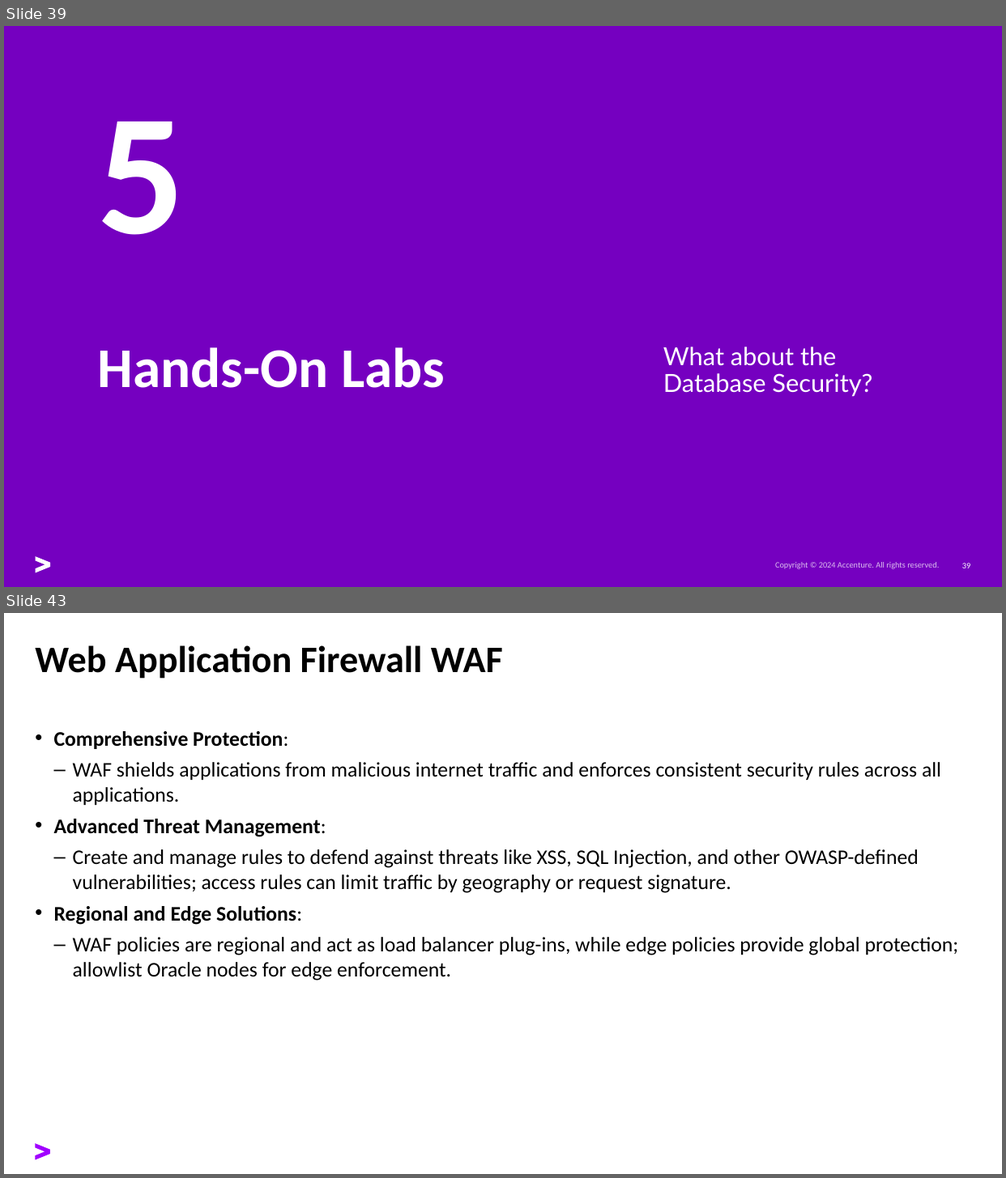
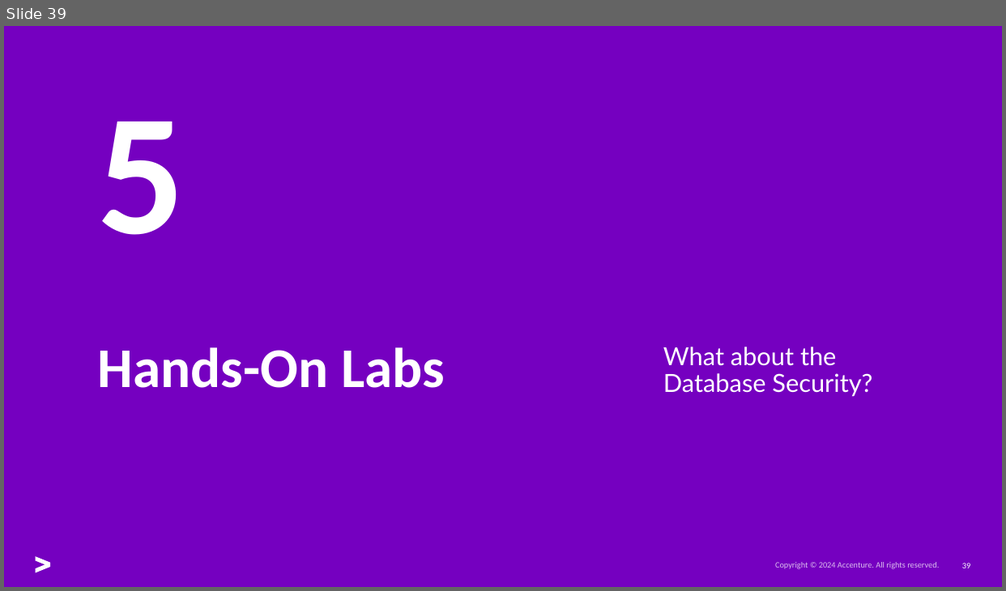
Before and after one commit to oehrlis/oci-sec-ws, a slide deck: ppt/01_Basics.pptx. Shown one above the other, each under a label of ours: slides 39 and 43 before the commit, slide 39 after it; the slides between them are not shown. The pictures are 1006x1178 and 1006x591 pixels, drawn with LibreOffice and Linux fonts; fonts in the diff are those of the drawing; background and template pictures are left out. Boxes give left, top, right and bottom in pixels: in the first picture for what was removed or moved away, otherwise in the second. Text is boxed around its words. In the diff, an @@ line names an element or a change of style, - is before the commit and + after.

```diff
--- a/ppt/01_Basics.pptx
+++ b/ppt/01_Basics.pptx
@@ slide 43 removed at [4, 613, 1002, 1174], background #FFFFFF @@
@@ title removed at [35, 645, 503, 679] @@
-Web Application Firewall WAF
@@ text removed at [54, 731, 959, 981] @@
-• Comprehensive Protection:
-  – WAF shields applications from malicious internet traffic and enforces consistent security rules across all applications.
-• Advanced Threat Management:
-  – Create and manage rules to defend against threats like XSS, SQL Injection, and other OWASP-defined vulnerabilities; access rules can limit traffic by geography or request signature.
-• Regional and Edge Solutions:
-  – WAF policies are regional and act as load balancer plug-ins, while edge policies provide global protection; allowlist Oracle nodes for edge enforcement.
@@ freeform shape removed at [36, 1144, 50, 1161] @@
```
Also in this commit, not shown: 1 slide changed, 6 other slides removed, 3 other files.
